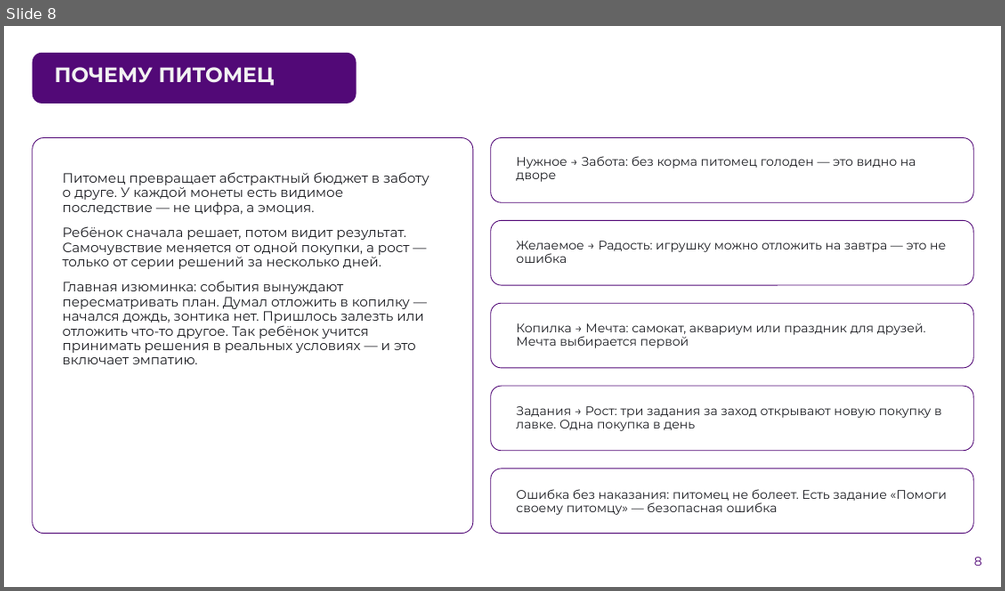
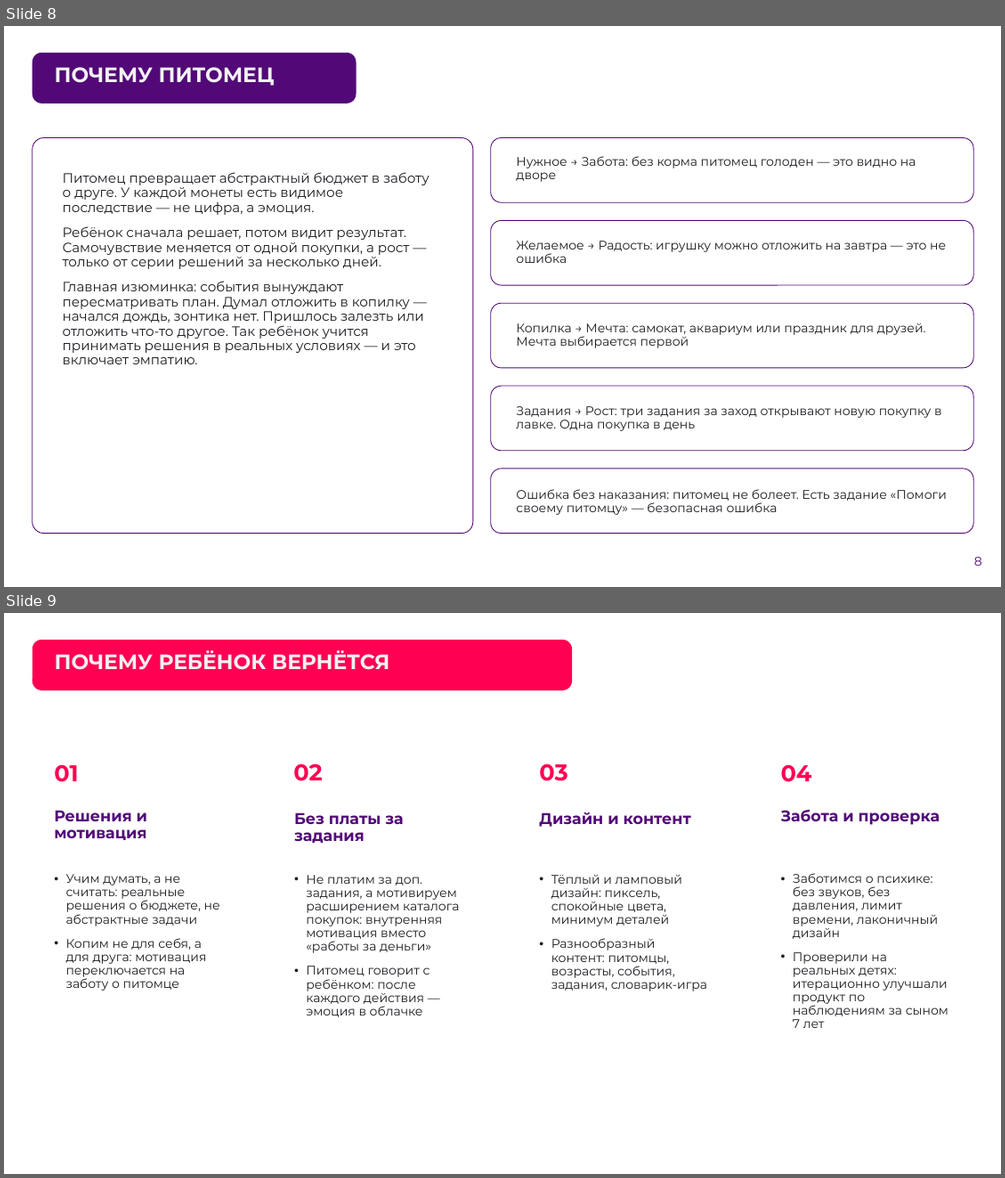
Before and after one commit to fibre13/finny, a slide deck: sdacha/finny-prezentatsiya.pptx. Shown one above the other, each under a label of ours: slide 8 before the commit, slides 8 and 9 after it. The pictures are 1005x591 and 1005x1178 pixels, drawn with LibreOffice and Linux fonts; fonts in the diff are those of the drawing; background and template pictures are left out. Boxes give left, top, right and bottom in pixels: in the first picture for what was removed or moved away, otherwise in the second. Text is boxed around its words. In the diff, an @@ line names an element or a change of style, - is before the commit and + after.

Commit message:
Презентация: слайд «Почему ребёнок вернётся»

```diff
--- a/sdacha/finny-prezentatsiya.pptx
+++ b/sdacha/finny-prezentatsiya.pptx
@@ slide 9 added at box(4, 613, 1001, 1174), background picture (left out) @@
@@ rounded rectangle added at box(32, 639, 573, 690), fill #FF0053 @@
@@ title added at box(55, 650, 390, 670), 20 pt, text #F2F2F2, bold @@
+ПОЧЕМУ РЕБЁНОК ВЕРНЁТСЯ
@@ rounded rectangle added at box(32, 737, 251, 1120), fill #FFFFFF @@
@@ rounded rectangle added at box(273, 737, 492, 1120), fill #FFFFFF @@
@@ rounded rectangle added at box(513, 737, 732, 1120), fill #FFFFFF @@
@@ rounded rectangle added at box(754, 737, 972, 1120), fill #FFFFFF @@
@@ text added at box(54, 764, 78, 782), 22 pt, text #FF0053, bold @@
+01
@@ text added at box(293, 763, 322, 781), 22 pt, text #FF0053, bold @@
+02
@@ text added at box(539, 763, 567, 781), 22 pt, text #FF0053, bold @@
+03
@@ text added at box(781, 764, 812, 782), 22 pt, text #FF0053, bold @@
+04
@@ text added at box(54, 810, 147, 840), 15 pt, text #520978, bold @@
+Решения и мотивация
@@ text added at box(294, 812, 403, 843), 15 pt, text #520978, bold @@
+Без платы за задания
@@ text added at box(539, 812, 691, 827), 15 pt, text #520978, bold @@
+Дизайн и контент
@@ text added at box(781, 809, 939, 825), 15 pt, text #520978, bold @@
+Забота и проверка
@@ text added at box(66, 874, 220, 990), 12 pt, text #1C1D22 @@
+• Учим думать, а не считать: реальные решения о бюджете, не абстрактные задачи
+• Копим не для себя, а для друга: мотивация переключается на заботу о питомце
@@ text added at box(306, 875, 459, 1017), 12 pt, text #1C1D22 @@
+• Не платим за доп. задания, а мотивируем расширением каталога покупок: внутренняя мотивация вместо «работы за деньги»
+• Питомец говорит с ребёнком: после каждого действия — эмоция в облачке
@@ text added at box(551, 875, 707, 991), 12 pt, text #1C1D22 @@
+• Тёплый и ламповый дизайн: пиксель, спокойные цвета, минимум деталей
+• Разнообразный контент: питомцы, возрасты, события, задания, словарик-игра
@@ text added at box(793, 873, 948, 1028), 12 pt, text #1C1D22 @@
+• Заботимся о психике: без звуков, без давления, лимит времени, лаконичный дизайн
+• Проверили на реальных детях: итерационно улучшали продукт по наблюдениям за сыном 7 лет
@@ page number added at box(938, 1133, 983, 1163), 12 pt, text #FFFFFF @@
+9
```
Also in this commit, not shown: 1 other file.
